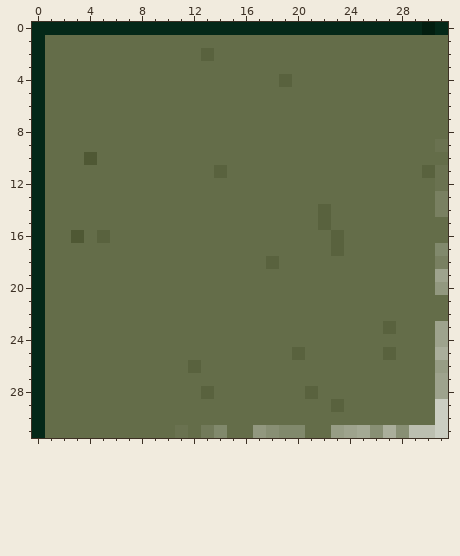
Pixel-art sprite, stored at assets/floor_tiles/Tile4.png. Above is the file before it was changed.
The file is 32x32 pixels. Colours within 5 levels of each other are drawn and written as one.
After the commit:
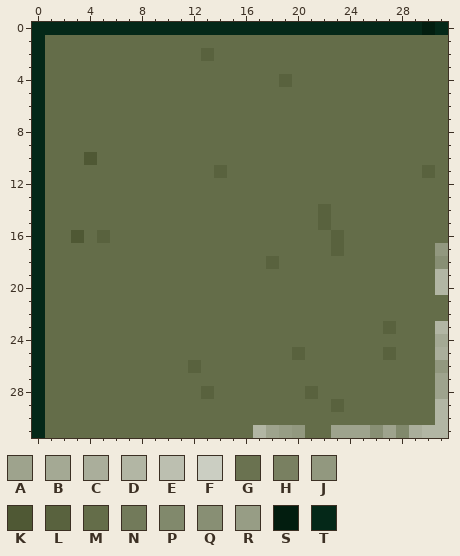
Palette (. is transparent): A #9ea38d  B #a4a994  C #aaae9b  D #b2b6a4  E #bcbfb0  F #cbcec2  G #6a7250  H #798061  J #92987f  K #4f5834  L #59623e  M #646d49  N #727a5a  P #81896c  Q #888f74  R #979d85  S #021d0f  T #042818
Difference:
@@ x 0..31 @@
  8 TMMMMMMMMMMMMMMMMMMMMMMMMMMMMMMM
- 9 TMMMMMMMMMMMMMMMMMMMMMMMMMMMMMMG
+ 9 TMMMMMMMMMMMMMMMMMMMMMMMMMMMMMMM
 10 TMMMKMMMMMMMMMMMMMMMMMMMMMMMMMMM
-11 TMMMMMMMMMMMMMLMMMMMMMMMMMMMMMLG
-12 TMMMMMMMMMMMMMMMMMMMMMMMMMMMMMMG
-13 TMMMMMMMMMMMMMMMMMMMMMMMMMMMMMMH
-14 TMMMMMMMMMMMMMMMMMMMMMLMMMMMMMMH
+11 TMMMMMMMMMMMMMLMMMMMMMMMMMMMMMLM
+12 TMMMMMMMMMMMMMMMMMMMMMMMMMMMMMMM
+13 TMMMMMMMMMMMMMMMMMMMMMMMMMMMMMMM
+14 TMMMMMMMMMMMMMMMMMMMMMLMMMMMMMMM
 15 TMMMMMMMMMMMMMMMMMMMMMLMMMMMMMMM
 16 TMMKMLMMMMMMMMMMMMMMMMMLMMMMMMMM
-17 TMMMMMMMMMMMMMMMMMMMMMMLMMMMMMMP
-18 TMMMMMMMMMMMMMMMMMLMMMMMMMMMMMMH
-19 TMMMMMMMMMMMMMMMMMMMMMMMMMMMMMMA
-20 TMMMMMMMMMMMMMMMMMMMMMMMMMMMMMMJ
+17 TMMMMMMMMMMMMMMMMMMMMMMLMMMMMMMJ
+18 TMMMMMMMMMMMMMMMMMLMMMMMMMMMMMMQ
+19 TMMMMMMMMMMMMMMMMMMMMMMMMMMMMMMD
+20 TMMMMMMMMMMMMMMMMMMMMMMMMMMMMMMD
 21 TMMMMMMMMMMMMMMMMMMMMMMMMMMMMMMM
 22 TMMMMMMMMMMMMMMMMMMMMMMMMMMMMMMM
-23 TMMMMMMMMMMMMMMMMMMMMMMMMMMLMMMA
-24 TMMMMMMMMMMMMMMMMMMMMMMMMMMMMMMA
+23 TMMMMMMMMMMMMMMMMMMMMMMMMMMLMMMD
+24 TMMMMMMMMMMMMMMMMMMMMMMMMMMMMMMB
 25 TMMMMMMMMMMMMMMMMMMMLMMMMMMLMMMC
-26 TMMMMMMMMMMMLMMMMMMMMMMMMMMMMMMR
+26 TMMMMMMMMMMMLMMMMMMMMMMMMMMMMMMJ
 27 TMMMMMMMMMMMMMMMMMMMMMMMMMMMMMMA
 28 TMMMMMMMMMMMMLMMMMMMMLMMMMMMMMMA
-29 TMMMMMMMMMMMMMMMMMMMMMMLMMMMMMMF
-30 TMMMMMMMMMMMMMMMMMMMMMMMMMMMMMMF
-31 TMMMMMMMMMMGMNPMMJQPPMMRABQCQEEF
+29 TMMMMMMMMMMMMMMMMMMMMMMLMMMMMMMD
+30 TMMMMMMMMMMMMMMMMMMMMMMMMMMMMMMD
+31 TMMMMMMMMMMMMMMMMDARJMMAAAQAPCDD
